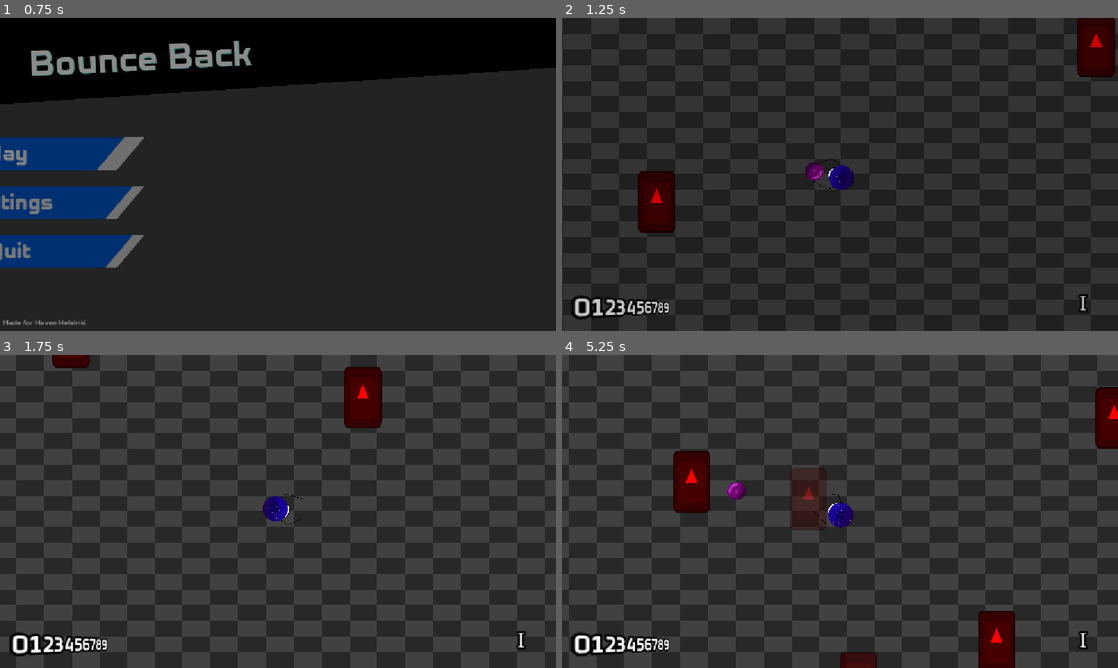
Above: before the commit, frames 1-4 (two rows, left to right).
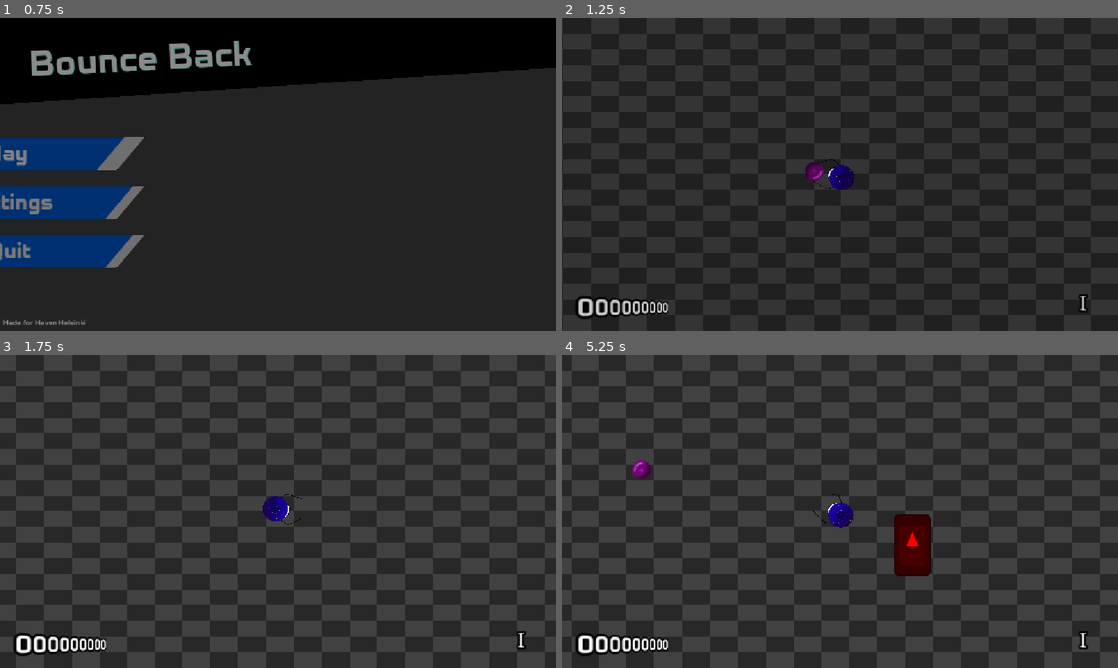
Above: after the commit, the same moments.

Repository: neilavesterinen/Haven-Bounce-Back-Shooter
Game: Godot game, scene res://Scenes/mainmenu/mainmenu.tscn
The game is run twice, just before and just after one commit, with the same random seed, the same clock (stepped at 60 frames per second) and the same inputs. The engine's default icon, where the game draws it, is replaced by a stand-in: a white triangle on a blue panel in a dark square. Sound files missing from this copy of the repository are replaced by a short silence.
Inputs (mouse positions are in pixels of both pictures, inside the frame that each line leads up to):
- Up to frame 1 (0.75 s): click "Play" at 0.5 s
- Up to frame 2 (1.25 s): no input
- Up to frame 3 (1.75 s): tap Enter at 1.25 s; move the mouse to (400, 495) at 1.27 s; hold Right (ui_right) from 1.28 s (still down); click (400, 495) at 1.35 s
- Up to frame 4 (5.25 s): release Right (ui_right) at 2 s; drag from (728, 527) to (812, 574) at 2.02 s; move the mouse to (895, 442) at 2.77 s; hold Right (ui_right) 2.78-3.5 s; tap Enter at 2.85 s; drag from (812, 574) to (673, 464) at 3.52 s; move the mouse to (1006, 558) at 4.27 s; hold Left (ui_left) 4.28-5 s; click (1006, 558) at 4.35 s; drag from (673, 464) to (756, 433) at 5.02 s

Frame 1 is identical in both runs. In frame 2, 3.2% of the frame differs, in the area x 1-100%, y 0-97%; in frame 3, 2.3%; in frame 4, 90%, in the area x 0-100%, y 0-100%.

Commit message:
Wire wave spawner to game

Diff:
--- a/Scenes/game/game.gd
+++ b/Scenes/game/game.gd
@@ -1,25 +1,16 @@
 extends Node
-
-var points: int = 0
-var points_display_pending: int = 0
-var defaultpt: int = 000000000
-var stage: int = 1
-
-@export var map: PackedScene
-@export var playersc: PackedScene
-@export var enemysc: PackedScene
 
 enum GameStates {
 	SHOP,
 	GAME,
-	DIE
+	DIE,
 }
-var game_state: GameStates = GameStates.GAME
+
+@export var wave_spawner: WaveSpawner
 
 @onready var pointstext: Label3D = $CanvasLayer/PointsT/SubViewport/Label3D
 @onready var stagetext: Label3D = $CanvasLayer/StageT/SubViewport2/Label3D
 
-var rng: RandomNumberGenerator = RandomNumberGenerator.new()
 
 static func int_to_roman(num: int) -> String:
 	if num <= 0 or num > 3999:
@@ -51,33 +42,17 @@
 	return result
 
 
-func random_no_collide_position() -> Vector2:
-	return Vector2(rng.randi_range(-3000,3000), rng.randi_range(-3000,3000))
+func _ready() -> void:
+	_on_points_changed(0)
+	_on_wave_changed(0)
 
-func spawn_botwave(count: int) -> void:
-	for i in count:
-		var randloc: Vector2 = random_no_collide_position()
-		var ene: Enemy = enemysc.instantiate()
-		ene.position = randloc
-		add_child(ene)
-
-# game start
-func _ready() -> void:
-	stage = 1
-	stagetext.text = int_to_roman(1)
-
-	# spawn map
-	var mapc := map.instantiate()
-	add_child(mapc)
-
-	if playersc != null:
-		var playerc := playersc.instantiate()
-		add_child(playerc)
-
-	spawn_botwave(50)
+	GameState.points_changed.connect(_on_points_changed)
+	wave_spawner.wave_changed.connect(_on_wave_changed)
 
 
+func _on_points_changed(new_points: int) -> void:
+	pointstext.text = str(new_points).pad_zeros(9)
 
 
-func refresh_points(new_points: int) -> void:
-	pointstext.text = str(new_points).pad_zeros(9)
+func _on_wave_changed(new_wave: int) -> void:
+	stagetext.text = int_to_roman(new_wave + 1)
--- a/Scenes/game/game.tscn
+++ b/Scenes/game/game.tscn
@@ -1,21 +1,36 @@
 [gd_scene format=3 uid="uid://ddvnrnae0wauv"]
 
-[ext_resource type="Script" uid="uid://bxq8wfxht042s" path="res://Scenes/game/game.gd" id="1_u7m1m"]
+[ext_resource type="Script" uid="uid://ccihgip7s3vq4" path="res://Scenes/game/game.gd" id="1_u7m1m"]
 [ext_resource type="PackedScene" uid="uid://dw74b3kktlfsa" path="res://Scenes/map/map.tscn" id="2_g0siu"]
 [ext_resource type="PackedScene" uid="uid://crntnsto002yl" path="res://player/player.tscn" id="3_7pssd"]
 [ext_resource type="Theme" uid="uid://ceeh4w5x06ip" path="res://Scenes/mainmenu/mainmenu.tres" id="3_vjhi1"]
 [ext_resource type="AudioStream" uid="uid://dymxmxaav6h3h" path="res://Music/yea.mp3" id="4_7pssd"]
 [ext_resource type="PackedScene" uid="uid://ca3fe5qwrfnmj" path="res://enemy/enemy.tscn" id="4_d0b77"]
+[ext_resource type="Script" uid="uid://d28bg3buhu30p" path="res://Scenes/map/wave_spawner/wave_spawner.gd" id="6_nds08"]
+[ext_resource type="Script" uid="uid://b4fkgubw0acrh" path="res://Scenes/map/wave_spawner/wave.gd" id="7_5l446"]
+[ext_resource type="Script" uid="uid://cd86jqx45pujh" path="res://Scenes/map/wave_spawner/node_and_amount.gd" id="8_6y3i1"]
 
 [sub_resource type="SystemFont" id="SystemFont_g0siu"]
 font_names = PackedStringArray("Sans-Serif")
 subpixel_positioning = 0
 
-[node name="Game" type="Node" unique_id=1259405433]
+[sub_resource type="Resource" id="Resource_d0b77"]
+script = ExtResource("8_6y3i1")
+node = ExtResource("4_d0b77")
+amount = 5
+
+[sub_resource type="Resource" id="Resource_7pssd"]
+script = ExtResource("7_5l446")
+nodes_and_amounts = Array[ExtResource("8_6y3i1")]([SubResource("Resource_d0b77")])
+spawn_delay_range = Vector2(1, 2.5)
+spawn_group_size_range = Vector2i(1, 2)
+
+[sub_resource type="CircleShape2D" id="CircleShape2D_5l446"]
+radius = 150.0
+
+[node name="Game" type="Node" unique_id=1259405433 node_paths=PackedStringArray("wave_spawner")]
 script = ExtResource("1_u7m1m")
-map = ExtResource("2_g0siu")
-playersc = ExtResource("3_7pssd")
-enemysc = ExtResource("4_d0b77")
+wave_spawner = NodePath("WaveSpawner")
 
 [node name="bgmusic" type="AudioStreamPlayer" parent="." unique_id=677884528]
 stream = ExtResource("4_7pssd")
@@ -73,3 +88,14 @@
 offset_bottom = 640.0
 theme = ExtResource("3_vjhi1")
 text = "0123456789"
+
+[node name="Map" parent="." unique_id=1935690632 instance=ExtResource("2_g0siu")]
+
+[node name="Player" parent="." unique_id=1329971783 instance=ExtResource("3_7pssd")]
+
+[node name="WaveSpawner" type="Node2D" parent="." unique_id=1937314124 node_paths=PackedStringArray("spawned_node_parent")]
+script = ExtResource("6_nds08")
+waves = Array[ExtResource("7_5l446")]([SubResource("Resource_7pssd")])
+spawn_pos_clearance_check_shape = SubResource("CircleShape2D_5l446")
+spawn_area = Rect2(-2500, -2500, 5000, 5000)
+spawned_node_parent = NodePath(".")
--- a/Scenes/map/wave_spawner/wave_spawner.gd
+++ b/Scenes/map/wave_spawner/wave_spawner.gd
@@ -17,7 +17,10 @@
 var nodes_left_to_spawn: Array[NodeAndAmount]
 var nodes_left_alive: int
 
+var wave_index: int
+# Wave number rises even if the last wave is duplicated
 var wave_number: int
+
 # For some reasons unknown, having this as 0 and immediately spwaning nodes breaks the freeing tracking
 var spawn_cooldown: float = 1.0
 
@@ -31,6 +34,7 @@
 	_clearance_check_query = PhysicsShapeQueryParameters2D.new()
 	_clearance_check_query.shape = spawn_pos_clearance_check_shape
 
+	wave_index = -1
 	wave_number = -1
 	new_wave()
 
@@ -42,7 +46,7 @@
 	if nodes_left_to_spawn.is_empty():
 		if (
 			nodes_left_alive != 0 or waves.size() == 0
-			or waves[wave_number].nodes_and_amounts.size() == 0
+			or waves[wave_index].nodes_and_amounts.size() == 0
 		):
 			return
 
@@ -52,7 +56,7 @@
 	if spawn_cooldown > 0:
 		return
 
-	var wave := waves[wave_number]
+	var wave := waves[wave_index]
 	spawn_from_wave(wave)
 
 	spawn_cooldown = randf_range(wave.spawn_delay_range.x, wave.spawn_delay_range.y)
@@ -91,10 +95,11 @@
 
 
 func new_wave() -> void:
-	if wave_number + 1 < waves.size():
-		wave_number += 1
+	if wave_index + 1 < waves.size():
+		wave_index += 1
+	wave_number += 1
 
-	nodes_left_to_spawn = waves[wave_number].duplicate_nodes_and_amounts()
+	nodes_left_to_spawn = waves[wave_index].duplicate_nodes_and_amounts()
 	wave_changed.emit(wave_number)
 
 
Not shown, changed: Scenes/game/game.gd.uid
